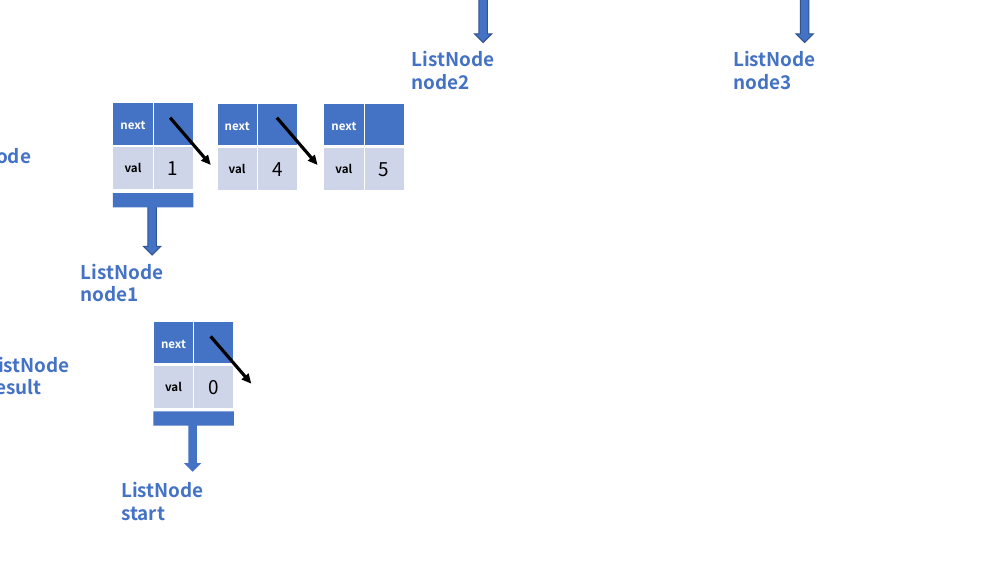
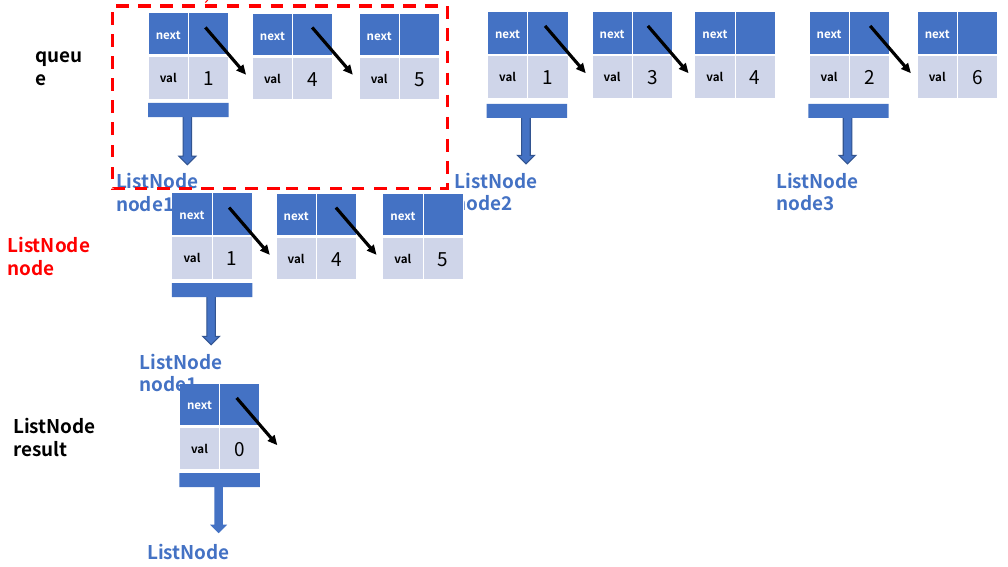
Before and after one commit to algokids/solution-code, a slide deck: slide 5 of LeetCode/LinkedList/23. Merge k Sorted Lists/Q23_MergeKSortLists_풀이.pptx (slide 6 before the commit). Drawn at 1008x567 pixels with LibreOffice and Linux fonts; fonts in the diff are those of the drawing. Boxes give left, top, right and bottom in pixels: in the first picture for what was removed or moved away, otherwise in the second. Text is boxed around its words. In the diff, an @@ line names an element or a change of style, - is before the commit and + after.

```diff
--- a/LeetCode/LinkedList/23. Merge k Sorted Lists/Q23_MergeKSortLists_풀이.pptx
+++ b/LeetCode/LinkedList/23. Merge k Sorted Lists/Q23_MergeKSortLists_풀이.pptx
@@ rectangle added at box(113, 6, 447, 189), outline #FF0000 3 pt dashed @@
@@ table added at box(148, 13, 228, 99), 2 rows, 2 columns @@
+next | 
+val | 1
@@ arrow added from (206, 27) to (246, 75), #000000 3 pt @@
@@ freeform shape added at box(206, 0, 313, 2), outline #FF0000 1 pt @@
@@ table added at box(253, 14, 333, 100), 2 rows, 2 columns @@
+next | 
+val | 4
@@ arrow added from (312, 27) to (353, 75), #000000 3 pt @@
@@ table added at box(359, 14, 439, 100), 2 rows, 2 columns @@
+next | 
+val | 5
@@ table added at box(488, 12, 568, 98), 2 rows, 2 columns @@
+next | 
+val | 1
@@ arrow added from (545, 26) to (586, 73), #000000 3 pt @@
@@ table added at box(592, 12, 672, 98), 2 rows, 2 columns @@
+next | 
+val | 3
@@ arrow added from (648, 26) to (689, 73), #000000 3 pt @@
@@ table added at box(695, 12, 775, 98), 2 rows, 2 columns @@
+next | 
+val | 4
@@ table added at box(809, 12, 889, 98), 2 rows, 2 columns @@
+next | 
+val | 2
@@ arrow added from (870, 26) to (911, 73), #000000 3 pt @@
@@ table added at box(917, 12, 997, 98), 2 rows, 2 columns @@
+next | 
+val | 6
@@ text added at box(29, 40, 101, 70), 18 pt, text #000000, bold @@
+queue
@@ rectangle added at box(148, 103, 228, 117), fill #4472C4 @@
@@ up arrow added at box(179, 116, 196, 165), fill #4472C4, outline #325491 1 pt @@
@@ rectangle added at box(487, 104, 567, 118), fill #4472C4 @@
@@ rectangle added at box(808, 104, 889, 118), fill #4472C4 @@
@@ 2 up arrows, 1 text: place and size @@
-2 up arrows, 1 text at box(475, 0, 816, 90)
+2 up arrows, 1 text at box(518, 115, 859, 211)
@@ text added at box(116, 173, 199, 217), 18 pt, text #4472C4, bold @@
+ListNode node1
@@ text "ListNode node2" rewrapped from box(412, 51, 495, 89) to box(455, 173, 538, 216) @@
@@ text "ListNode node" at box(7, 236, 90, 276): text colour #4472C4 to #FF0000 @@
@@ 3 tables, 2 texts, 2 arrows, 1 up arrow, 1 rectangle: place and size @@
-3 tables, 2 texts, 2 arrows, 1 up arrow, 1 rectangle at box(0, 103, 404, 301)
+3 tables, 2 texts, 2 arrows, 1 up arrow, 1 rectangle at box(7, 193, 463, 397)
@@ text "ListNode result" at box(13, 417, 96, 457): text colour #4472C4 to #000000 @@
@@ 2 texts, 1 table, 1 up arrow, 1 rectangle, 1 arrow: place and size @@
-2 texts, 1 table, 1 up arrow, 1 rectangle, 1 arrow at box(0, 321, 251, 521)
+2 texts, 1 table, 1 up arrow, 1 rectangle, 1 arrow at box(13, 383, 278, 560)
```
Also in this commit, not shown: 11 other slides changed, 1 slide added, 2 slides removed.
